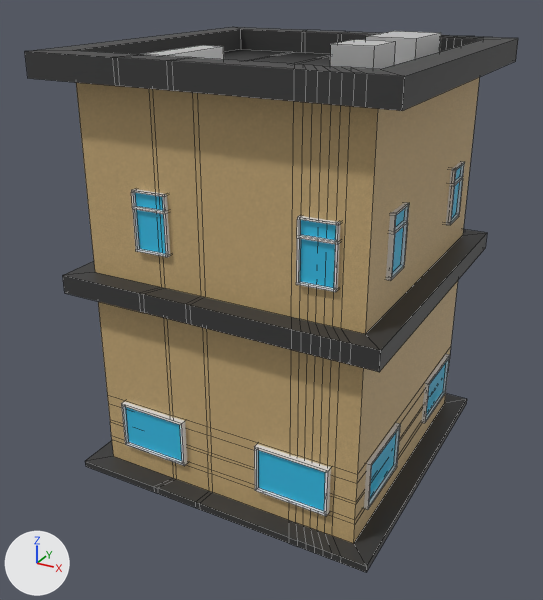
An edit to the Blender file Assets/Blender_not_final/LowPolyOfiice_JAM23.blend, drawn before and after from the same camera.
The view is the same before and after, from a camera (50 mm lens) standing at (13.4, -26.0, 19.4) and looking at (-0.4, -1.0, 6.9). Arrows for +X, +Y and +Z are at lower left; the lights stay in place. Mesh edges are drawn as thin lines.
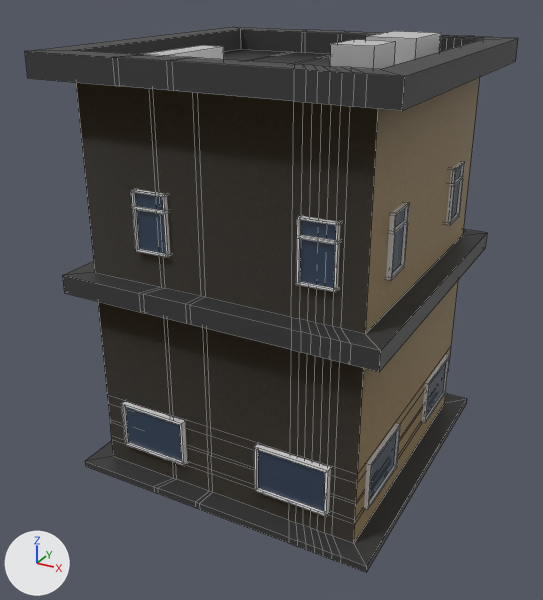
Changed parts and their boxes [x1, y1, x2, y2] in the pictures (543 x 600 px):
'Cube', recoloured, surface changed: [73, 76, 481, 565] in both
part 1 of me_cube_001, surface changed: [73, 76, 481, 565] in both
part 2 of me_cube_001, recoloured: [76, 77, 480, 544] in both

Patch to the scene script:
```diff
--- a/Assets/Blender_not_final/LowPolyOfiice_JAM23.blend.py
+++ b/Assets/Blender_not_final/LowPolyOfiice_JAM23.blend.py
@@ img_office_color_png @@
+img_office_color_png = load_image('Office Color.png', '../Models/Textures/Office Color.png', 1024, 1024, 'sRGB')
@@ img_bake @@
+img_bake = load_image('Bake', '../Models/Textures/Office Normal.png', 1024, 1024, 'Non-Color')
@@ mat_material_002 @@
 mat_material_002 = principled_material('Material.002')
-mat_material_002.base_color = (0.0287, 0.512, 0.8)  # cyan #2fbee7
+mat_material_002.base_color = (0.0228, 0.0446, 0.0871)  # dark blue #2a3c53
 mat_material_002.roughness = 0.122
@@ mat_baked @@
+mat_baked = bpy.data.materials.new('Baked')
+# uses the picture img_bake
+# uses the picture img_office_color_png
@@ me_cube_001 @@
 me_cube_001.from_pydata(...)  # 950 vertices, 908 faces; spans x -6.7..6.7, y -6.7..6.7, z 0.0..17.1
 # used by ob_cube; location = (0.0, 0.0, 0.0)
+# me_cube_001 part 1: 907 kept faces spanning x -6.7..6.7, y -6.7..6.7, z 0.0..17.1 get new texture (UV) coordinates
+# me_cube_001 part 2: 259 faces spanning x -5.6..6.7, y -6.7..6.7, z 0.2..16.0 switch from mat_material_001 to mat_baked
 me_cube_001.materials.append(mat_material_002)
```
